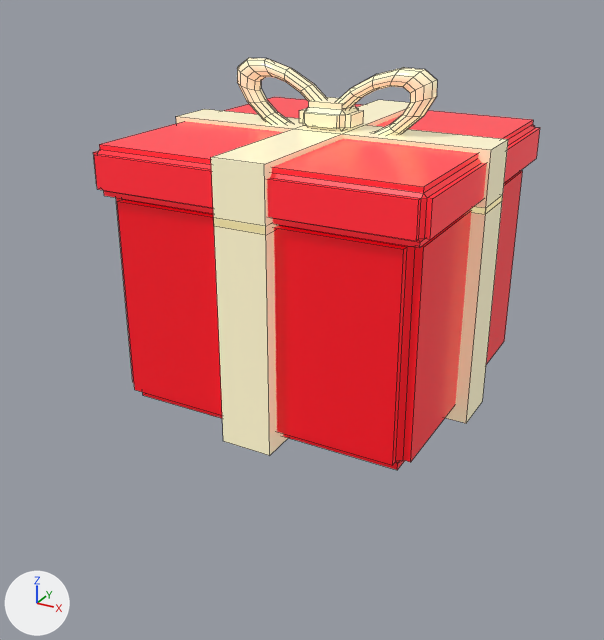
One commit to the Blender file tools/blender/item_box.blend: the scene before it, then after it.
Both versions are drawn from a 50 mm lens placed at (1.88, -3.71, 1.41), pointed at (-0.1, -0.12, -0.39). The axes (+X, +Y, +Z) are drawn at lower left. The lights are the same throughout. The older version comes first. Mesh edges are drawn as thin lines.

The older version as bpy lines, for what is in view:
```python
mat_lid = principled_material('Lid')
mat_lid.base_color = (0.98, 0.02, 0.035)  # red #fd2735
mat_lid.roughness = 0.25
mat_lid.emission_color = (0.98, 0.02, 0.035)  # red #fd2735
mat_lid.emission_strength = 0.25
mat_ribbon = principled_material('Ribbon')
mat_ribbon.base_color = (0.98, 0.9, 0.6)  # beige #fdf3cb
mat_ribbon.roughness = 0.25
mat_ribbon.emission_color = (0.98, 0.9, 0.6)  # beige #fdf3cb
mat_ribbon.emission_strength = 0.2
mat_wrap = principled_material('Wrap')
mat_wrap.base_color = (0.9, 0.005, 0.015)  # red #f31021
mat_wrap.roughness = 0.25
mat_wrap.emission_color = (0.9, 0.005, 0.015)  # red #f31021
mat_wrap.emission_strength = 0.2
me_base = bpy.data.meshes.new('Base')
me_base.from_pydata(...)  # 64 vertices, 62 faces; spans x -0.85..0.85, y -0.85..0.85, z -0.75..0.4
# faces by material slot: [50, 12]
me_base.materials.append(mat_wrap)  # red #f31021, glowing red #f31021
me_base.materials.append(mat_ribbon)  # beige #fdf3cb, glowing beige #fdf3cb
me_lid = bpy.data.meshes.new('Lid')
me_lid.from_pydata(...)  # 392 vertices, 392 faces; spans x -0.85..0.85, y -0.85..0.85, z -0.15..0.44
# faces by material slot: [50, 342]
me_lid.materials.append(mat_lid)  # red #fd2735, glowing red #fd2735
me_lid.materials.append(mat_ribbon)  # beige #fdf3cb, glowing beige #fdf3cb
ob_base = bpy.data.objects.new('Base', me_base)
ob_base.location = (0.0, 0.0, 0.0)
ob_lid = bpy.data.objects.new('Lid', me_lid)
ob_lid.location = (0.0, 0.0, 0.48)
```
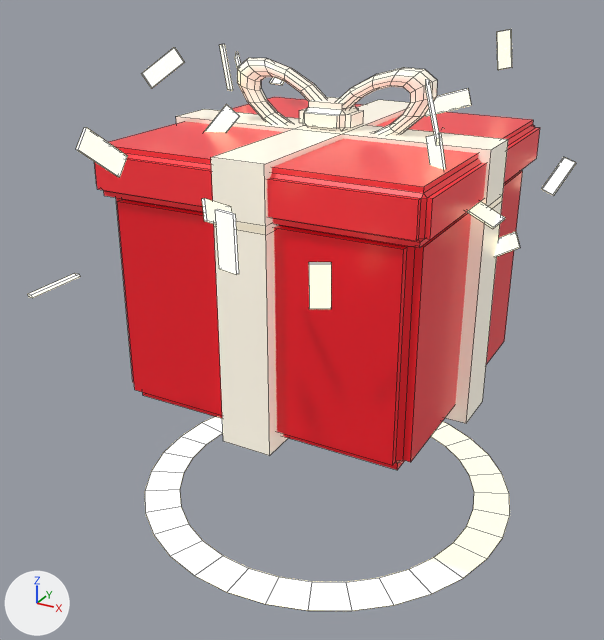
Scene script edits in JSON lines:
```json
{"op": "set", "path": "mat_wrap.emission_strength", "old": "0.2", "new": "0.12"}
{"op": "set", "path": "mat_ribbon.base_color", "old": "(0.98, 0.9, 0.6)", "new": "(0.99, 0.93, 0.8)", "note": "beige #fdf3cb -> pale yellow #fef7e7"}
{"op": "set", "path": "mat_ribbon.emission_color", "old": "(0.98, 0.9, 0.6)", "new": "(0.99, 0.93, 0.8)", "note": "beige #fdf3cb -> pale yellow #fef7e7"}
{"op": "set", "path": "mat_lid.roughness", "old": "0.25", "new": "0.28"}
{"op": "set", "path": "mat_lid.emission_strength", "old": "0.25", "new": "0.15"}
{"op": "add", "block": "mat_spark", "code": ["mat_spark = principled_material('Spark')", "mat_spark.base_color = (1.0, 0.9, 0.62)  # beige #fff3ce", "mat_spark.roughness = 0.28", "mat_spark.emission_color = (1.0, 0.9, 0.62)  # beige #fff3ce", "mat_spark.emission_strength = 1.0"]}
{"op": "add", "block": "me_confetti", "code": ["me_confetti = bpy.data.meshes.new('Confetti')", "me_confetti.from_pydata(...)  # 208 vertices, 156 faces; spans x -1.02..0.96, y -1.55..1.56, z 0.01..1.0", "me_confetti.materials.append(mat_spark)  # beige #fff3ce, glowing beige #fff3ce"]}
{"op": "add", "block": "me_burst", "code": ["me_burst = bpy.data.meshes.new('Burst')", "me_burst.from_pydata(...)  # 64 vertices, 32 faces; spans x -1.06..1.06, y -1.06..1.06, z 0.0", "me_burst.polygons.foreach_set('use_smooth', [True] * 32)", "me_burst.materials.append(mat_spark)  # beige #fff3ce, glowing beige #fff3ce"]}
{"op": "add", "block": "ob_confetti", "code": ["ob_confetti = bpy.data.objects.new('Confetti', me_confetti)", "ob_confetti.location = (0.0, 0.0, 0.0)"]}
{"op": "add", "block": "ob_burst", "code": ["ob_burst = bpy.data.objects.new('Burst', me_burst)", "ob_burst.location = (0.0, 0.0, -1.46)"]}
```

Boxes (x1, y1, x2, y2) around the edits, measured in the pictures (604 x 640 px):
```json
{"object": "Base", "change": "surface changed, recoloured", "before": [116, 171, 523, 470], "after": [116, 171, 523, 470]}
{"object": "Lid", "change": "recoloured, surface changed", "before": [94, 58, 540, 248], "after": [94, 58, 540, 248]}
{"object": "Burst", "change": "added", "after": [145, 417, 510, 611], "on screen": "beige"}
{"object": "Confetti", "change": "added", "after": [27, 29, 576, 309]}
```
